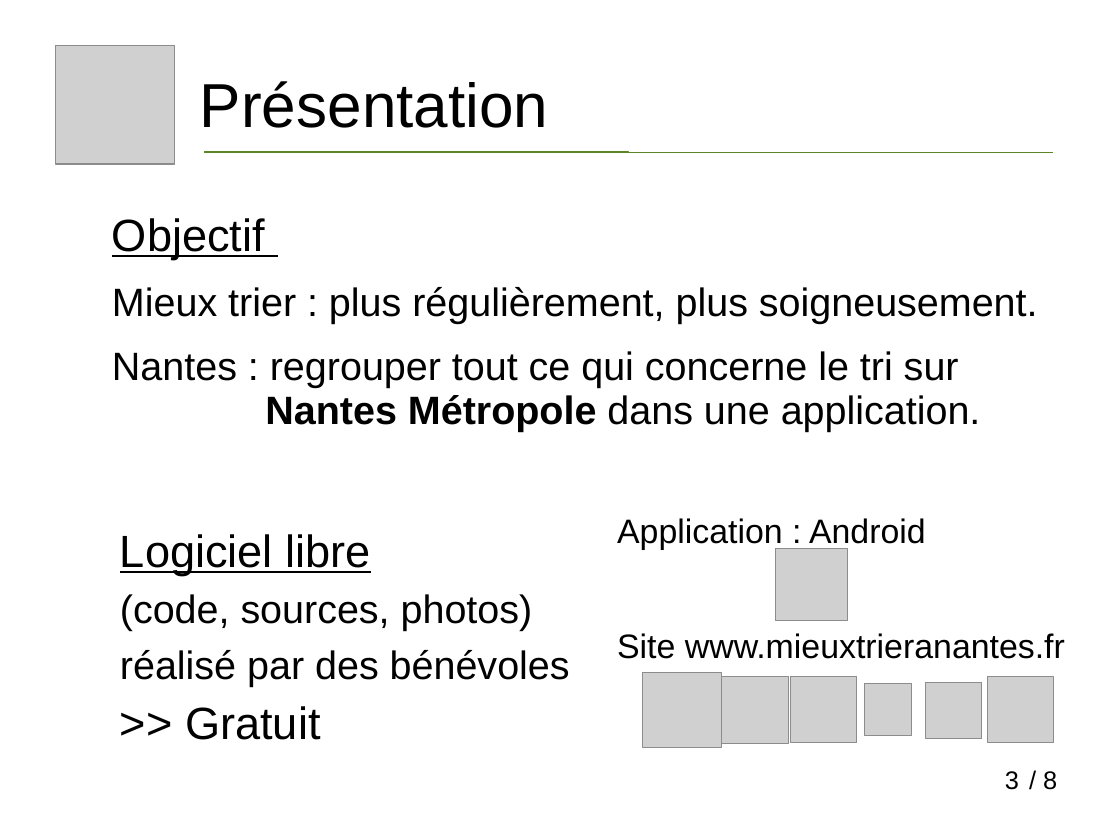
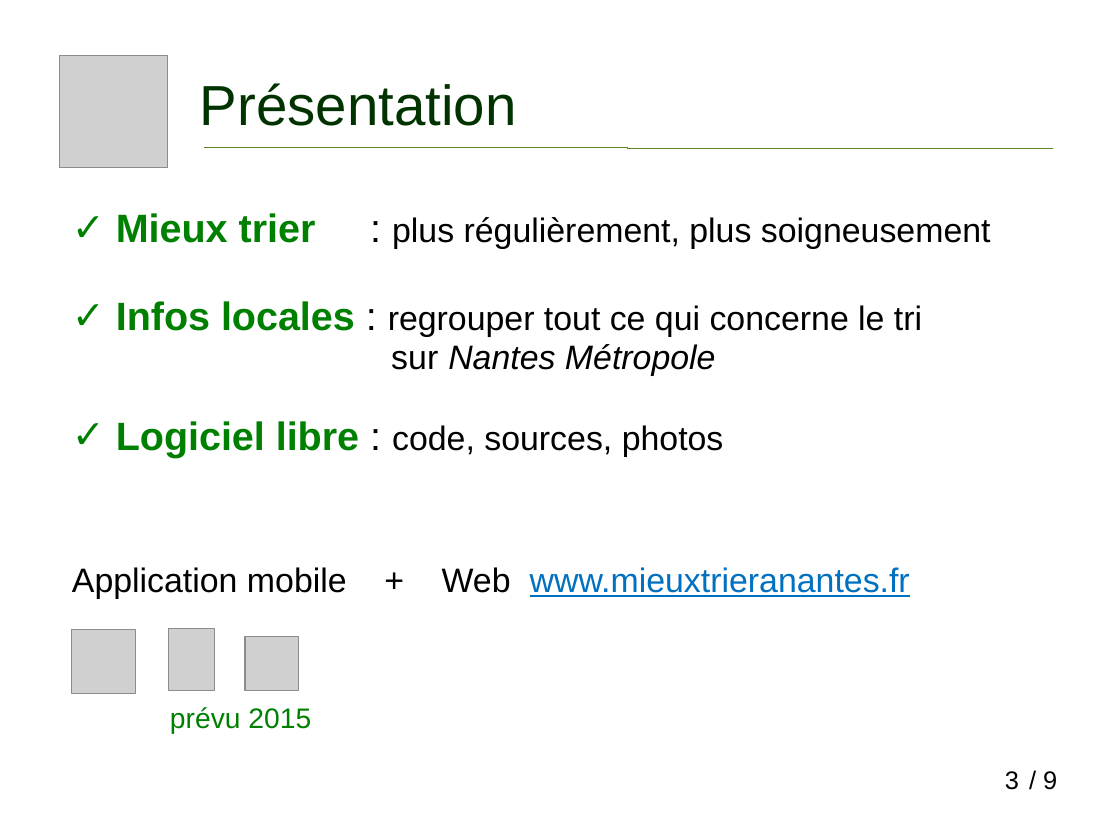
Before and after one commit to vivreanantes/VivreANantes_Complements, a slide deck: slide 3 of doc/Presentation_Mieux_Trier_A_Nantes.ppt. Drawn at 1120x840 pixels with LibreOffice and Linux fonts; fonts in the diff are those of the drawing; grey boxes stand for pictures. Boxes give left, top, right and bottom in pixels: in the first picture for what was removed or moved away, otherwise in the second. Text is boxed around its words. In the diff, an @@ line names an element or a change of style, - is before the commit and + after.

```diff
--- a/doc/Presentation_Mieux_Trier_A_Nantes.ppt
+++ b/doc/Presentation_Mieux_Trier_A_Nantes.ppt
@@ picture: place and size @@
-picture at [56, 46, 175, 165]
+picture at [60, 56, 168, 168]
@@ text "Présentation" at [200, 83, 517, 126]: size 44 to 40 pt, text colour #000000 to #003300 @@
@@ elbow line moved from (204, 152) - (1053, 152) to (204, 147) - (1053, 148) @@
@@ text at [72, 213, 991, 599]: text changed; size 28 to 24 pt @@
-Objectif
-Mieux trier : plus régulièrement, plus soigneusement.
-Nantes : regrouper tout ce qui concerne le tri sur Nantes Métropole dans une application.
+✓ Mieux trier : plus régulièrement, plus soigneusement
+✓ Infos locales : regrouper tout ce qui concerne le tri
+sur Nantes Métropole
+✓ Logiciel libre : code, sources, photos
+Application mobile + Web www.mieuxtrieranantes.fr
@@ text removed at [120, 534, 570, 686] @@
-Logiciel libre
-(code, sources, photos)
-réalisé par des bénévoles
@@ text removed at [617, 518, 1065, 659] @@
-Application : Android
-Site www.mieuxtrieranantes.fr
@@ picture: place and size @@
-picture at [642, 673, 722, 748]
+picture at [169, 628, 214, 690]
@@ picture: place and size @@
-picture at [721, 677, 788, 744]
+picture at [72, 630, 136, 694]
@@ picture: place and size @@
-picture at [775, 549, 848, 621]
+picture at [245, 636, 299, 690]
@@ picture removed at [791, 677, 857, 743] @@
@@ picture removed at [865, 684, 913, 736] @@
@@ picture removed at [926, 683, 982, 739] @@
@@ picture removed at [988, 677, 1054, 743] @@
@@ text added at [170, 707, 311, 733], 20 pt, text #008000 @@
+prévu 2015
@@ text removed at [185, 706, 320, 740] @@
->> Gratuit
@@ text at [1043, 771, 1057, 790]: text changed @@
-/ 8
+/ 9
```
Also in this commit, not shown: 7 other slides changed, 1 slide added, 1 slide removed, 34 other files.
